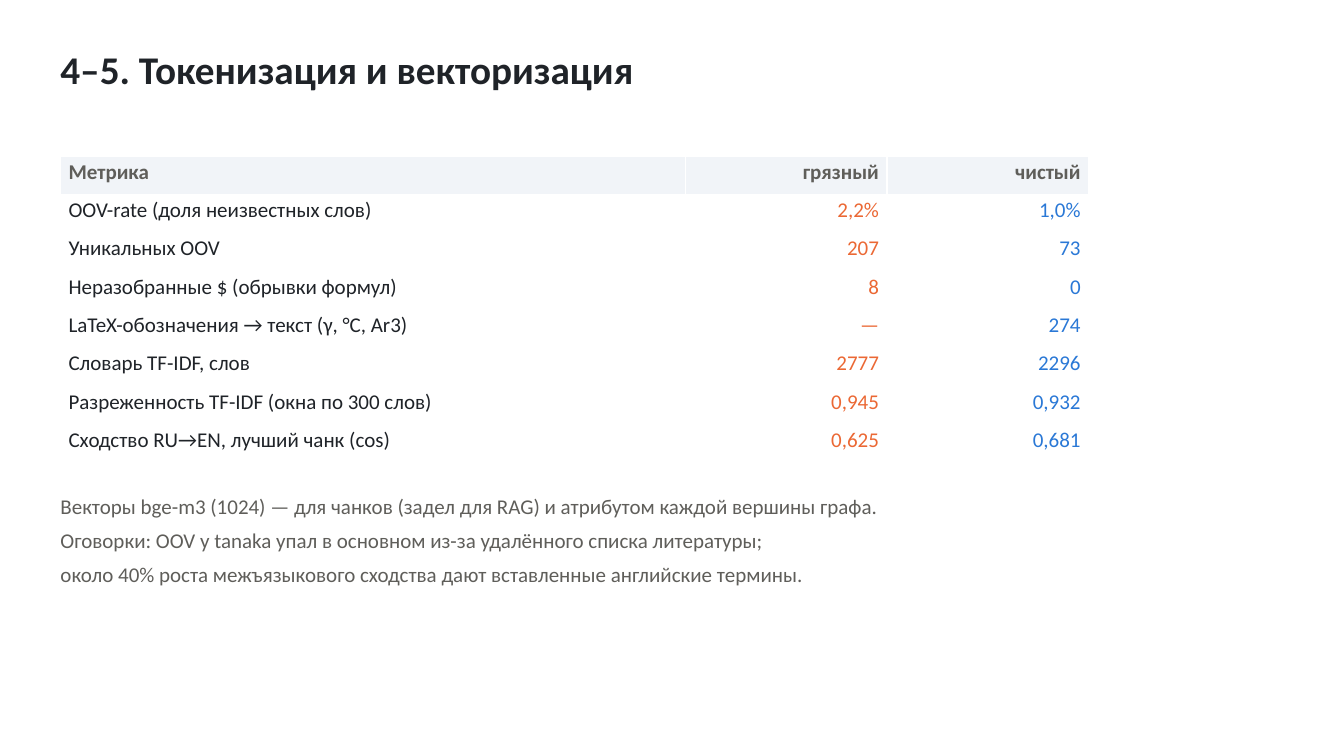
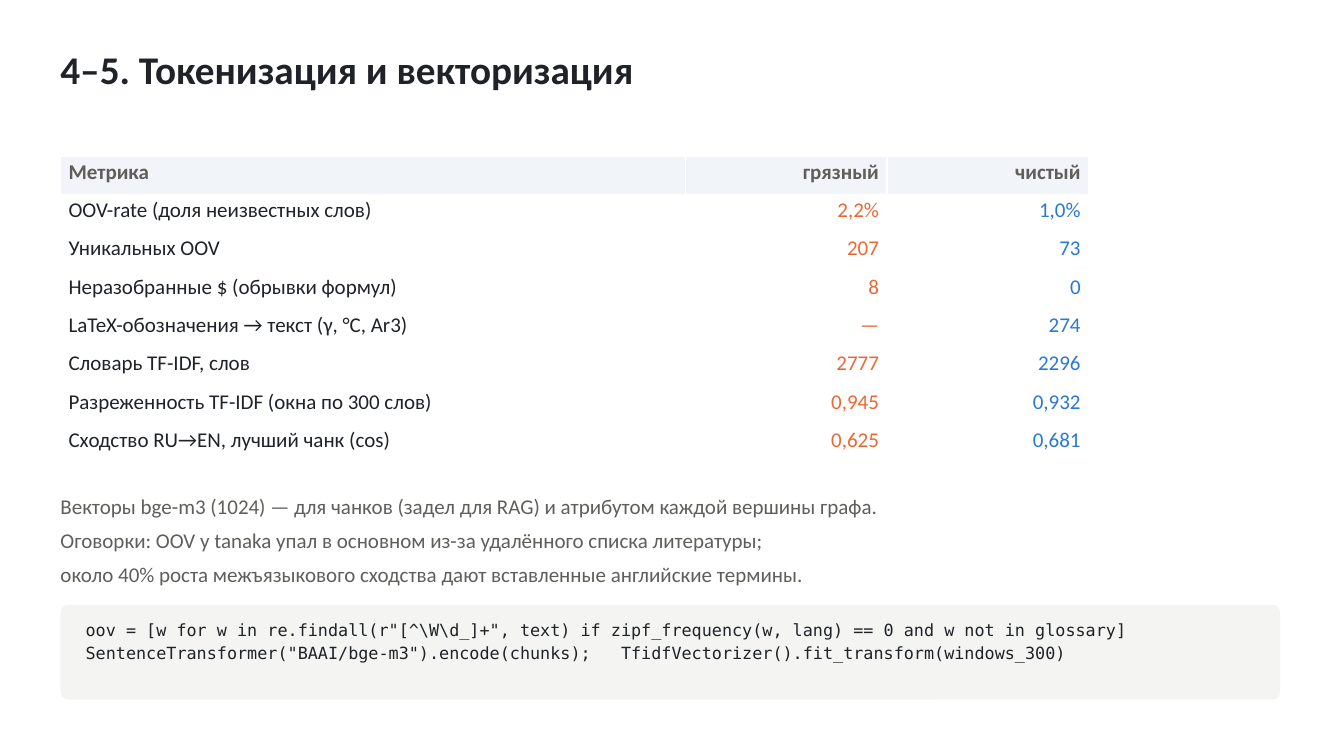
Before and after one commit to TeaDove/mam-26-1, a slide deck: slide 6 of 1-graph/lab-2/results/presentation.pptx. Drawn at 1344x756 pixels with LibreOffice and Linux fonts; fonts in the diff are those of the drawing. Boxes give left, top, right and bottom in pixels: in the first picture for what was removed or moved away, otherwise in the second. Text is boxed around its words. In the diff, an @@ line names an element or a change of style, - is before the commit and + after.

```diff
--- a/1-graph/lab-2/results/presentation.pptx
+++ b/1-graph/lab-2/results/presentation.pptx
@@ rounded rectangle added at <box>60,605,1280,700</box>, fill #F4F4F2 @@
@@ text added at <box>86,623,1126,663</box>, 12 pt, text #1F2328 @@
+oov = [w for w in re.findall(r"[^\W\d_]+", text) if zipf_frequency(w, lang) == 0 and w not in glossary]
+SentenceTransformer("BAAI/bge-m3").encode(chunks); TfidfVectorizer().fit_transform(windows_300)
```
Also in this commit, not shown: 4 other slides changed, 7 other files.
